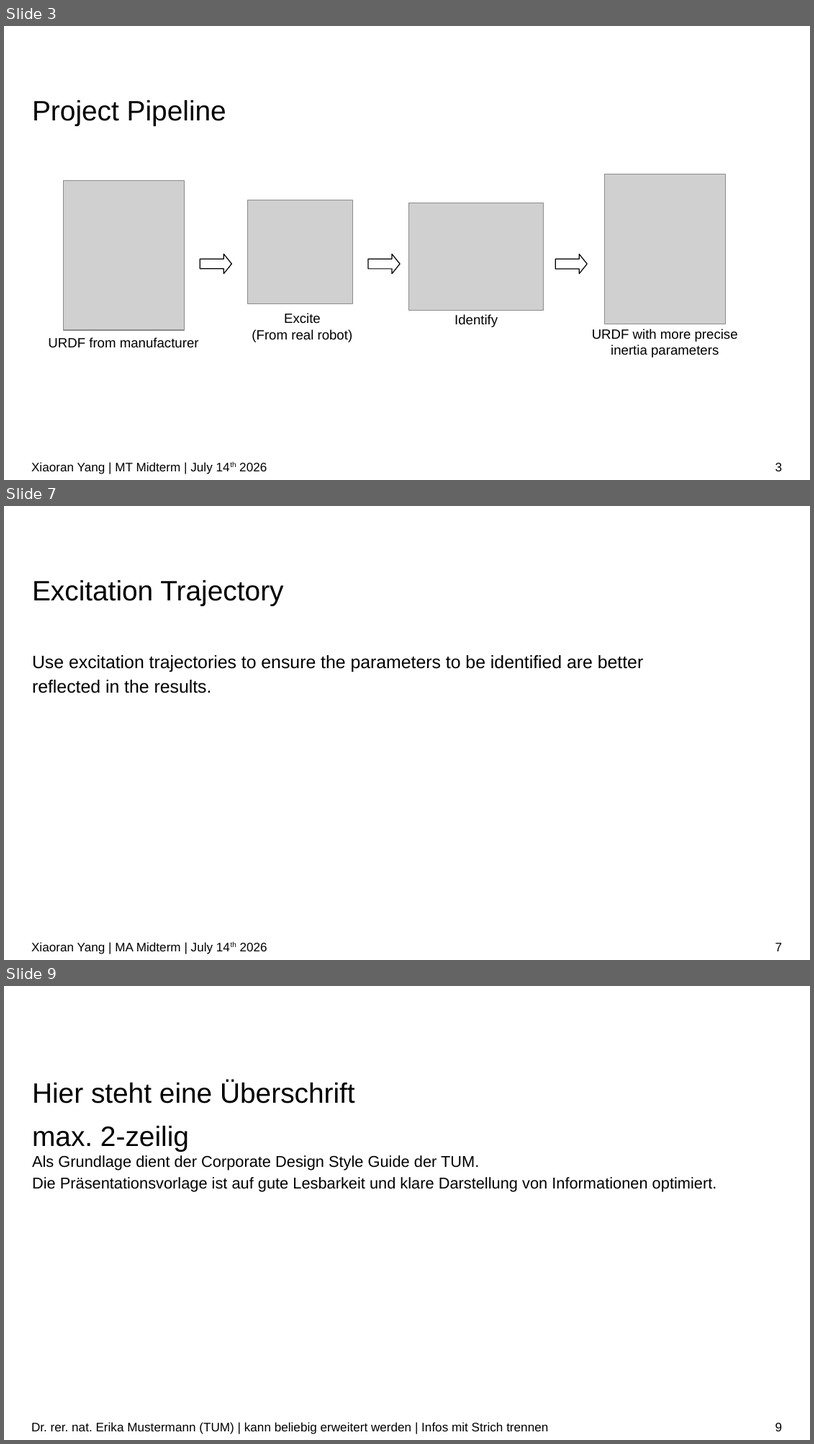
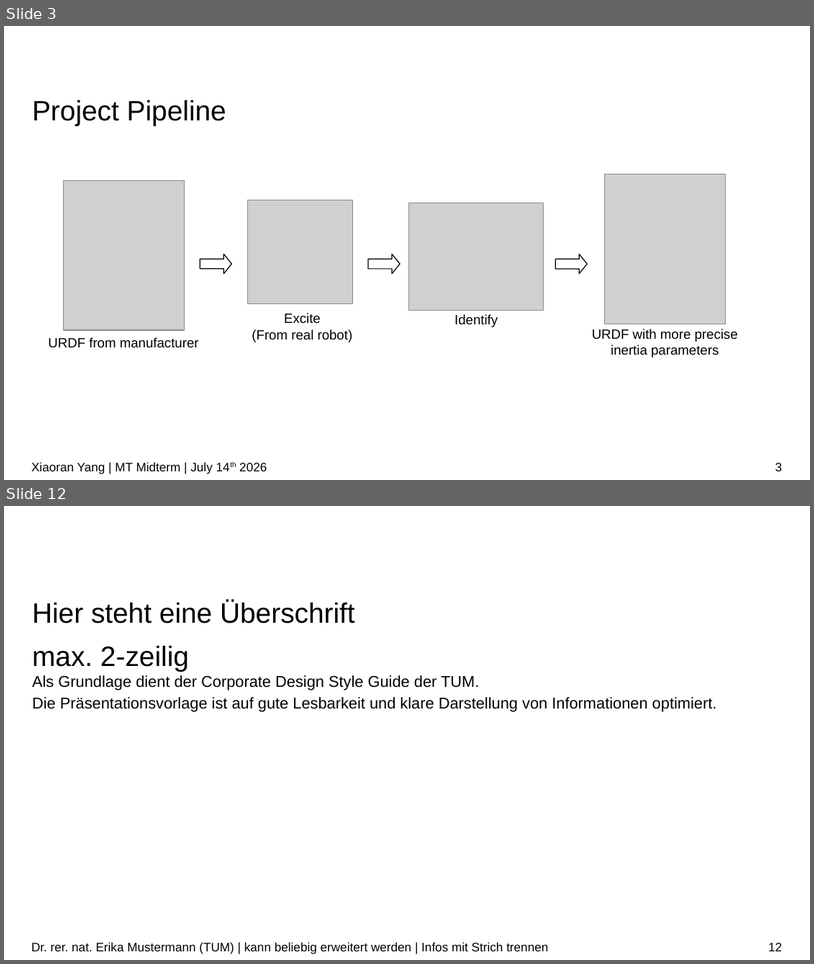
Before and after one commit to IDoccupled/identification, a slide deck: presentation/Midterm.odp. Shown one above the other, each under a label of ours: slides 3, 7 and 9 before the commit, slides 3 and 12 after it; the slides between them are not shown. The pictures are 814x1444 and 814x964 pixels, drawn with LibreOffice and Linux fonts; fonts in the diff are those of the drawing; grey boxes stand for pictures; background and template pictures are left out. Boxes give left, top, right and bottom in pixels: in the first picture for what was removed or moved away, otherwise in the second. Text is boxed around its words. In the diff, an @@ line names an element or a change of style, - is before the commit and + after.

```diff
--- a/presentation/Midterm.odp
+++ b/presentation/Midterm.odp
@@ slide 7 removed at (x1=4, y1=506, x2=810, y2=960), background #FFFFFF @@
@@ title removed at (x1=32, y1=579, x2=283, y2=605) @@
-Excitation Trajectory
@@ text removed at (x1=32, y1=655, x2=643, y2=693) @@
-Use excitation trajectories to ensure the parameters to be identified are better reflected in the results.
@@ text removed at (x1=31, y1=942, x2=268, y2=954) @@
-Xiaoran Yang | MA Midterm | July 14th 2026
@@ page number removed at (x1=776, y1=942, x2=783, y2=951) @@
-7
@@ what was slide 9 is now slide 12 @@
@@ page number at (x1=769, y1=942, x2=782, y2=951): text changed @@
-9
+12
```
Also in this commit, not shown: 5 slides changed, 4 slides added.
